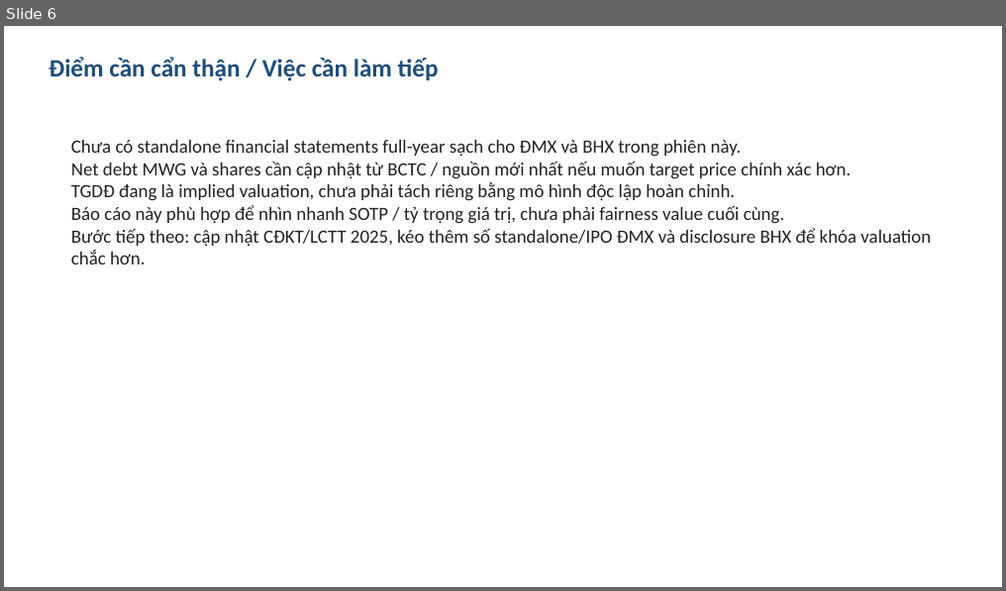
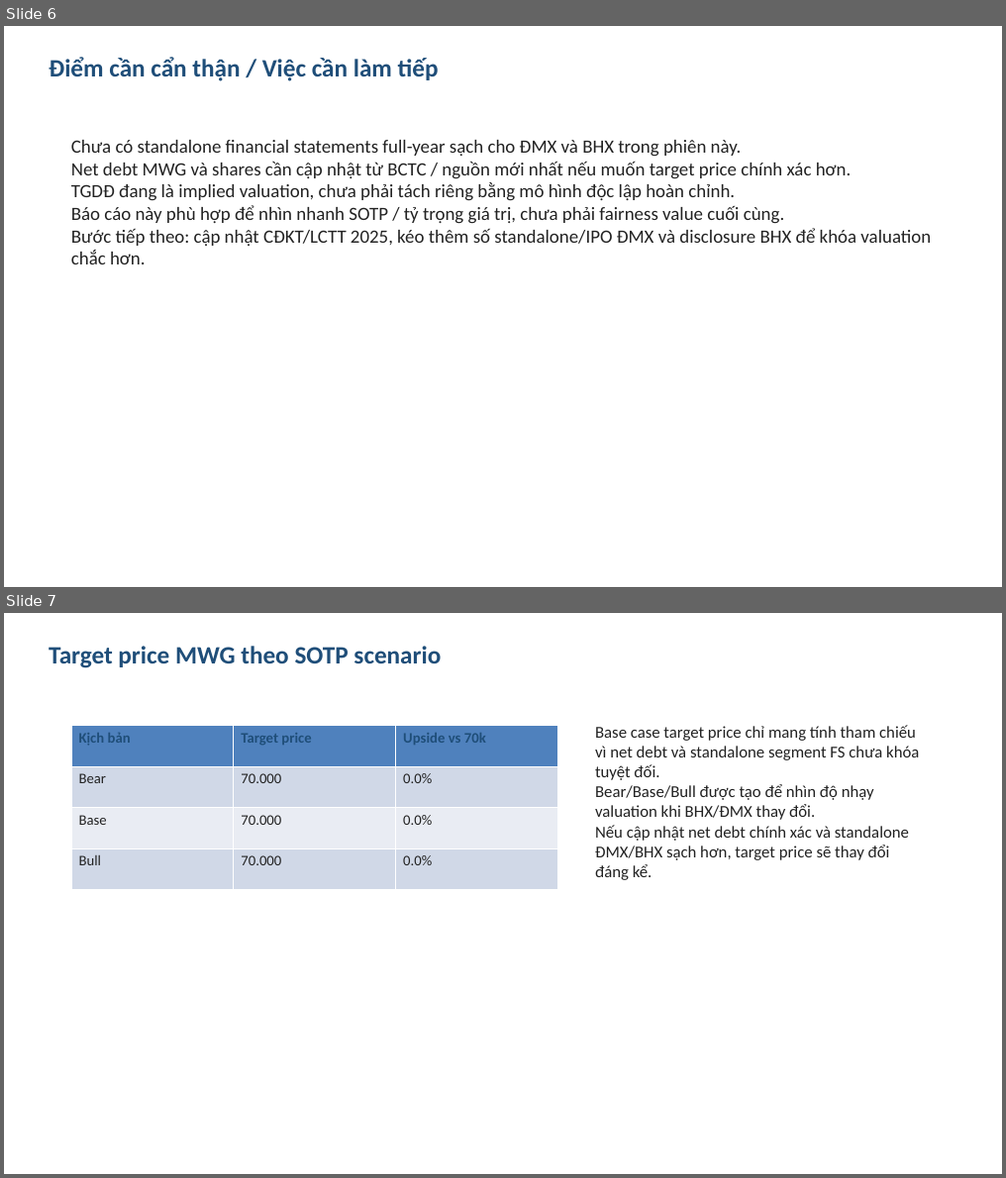
Before and after one commit to dieplamhoa7-gif/Test-AI, a slide deck: MWG_BHX_DMX_SOTP_Report.pptx. Shown one above the other, each under a label of ours: slide 6 before the commit, slides 6 and 7 after it. The pictures are 1006x591 and 1006x1178 pixels, drawn with LibreOffice and Linux fonts; fonts in the diff are those of the drawing. Boxes give left, top, right and bottom in pixels: in the first picture for what was removed or moved away, otherwise in the second. Text is boxed around its words. In the diff, an @@ line names an element or a change of style, - is before the commit and + after.

Commit message:
Add MWG SOTP scenario workbook and target-price slide update

```diff
--- a/MWG_BHX_DMX_SOTP_Report.pptx
+++ b/MWG_BHX_DMX_SOTP_Report.pptx
@@ slide 7 added at (x1=4, y1=613, x2=1002, y2=1174), background #FFFFFF @@
@@ text added at (x1=49, y1=646, x2=441, y2=668), 24 pt, text #1F4E79, bold @@
+Target price MWG theo SOTP scenario
@@ table added at (x1=71, y1=725, x2=558, y2=890), 4 rows, 3 columns @@
+Kịch bản | Target price | Upside vs 70k
+Bear | 70.000 | 0.0%
+Base | 70.000 | 0.0%
+Bull | 70.000 | 0.0%
@@ text added at (x1=595, y1=725, x2=919, y2=880), 16 pt, text #222222 @@
+Base case target price chỉ mang tính tham chiếu vì net debt và standalone segment FS chưa khóa tuyệt đối.
+Bear/Base/Bull được tạo để nhìn độ nhạy valuation khi BHX/ĐMX thay đổi.
+Nếu cập nhật net debt chính xác và standalone ĐMX/BHX sạch hơn, target price sẽ thay đổi đáng kể.
```
Also in this commit, not shown: 2 other files.
